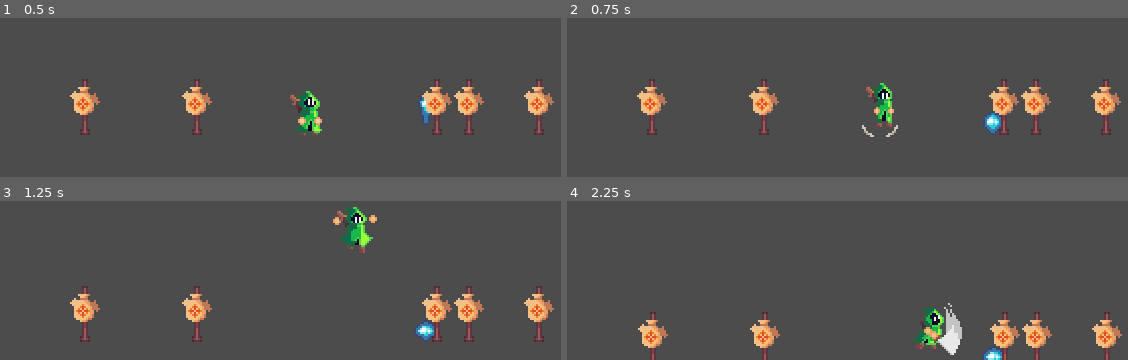
Above: before the commit, frames 1-4 (two rows, left to right).
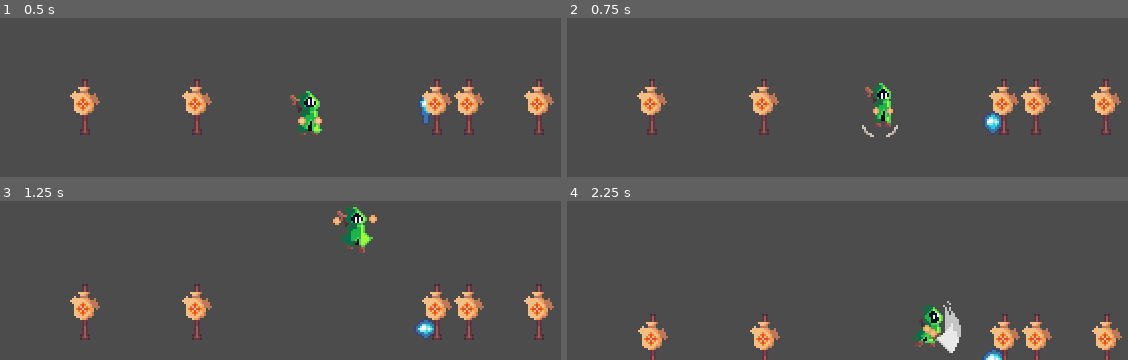
Above: after the commit, the same moments.

Repository: KrzysztofStaron/actionPlatformer
Game: Godot game, scene res://scenes/game.tscn
Two runs of this game, one before a commit and one after it. Both use one fixed random seed, a clock stepped at 60 frames per second and the inputs below.
Inputs (mouse positions are in pixels of both pictures, inside the frame that each line leads up to):
- Up to frame 1 (0.5 s): no input
- Up to frame 2 (0.75 s): move the mouse to (outside the picture) at 0.52 s; hold D (move_right) from 0.53 s (still down); hold Space (jump) from 0.53 s (still down)
- Up to frame 3 (1.25 s): keep holding D (move_right); keep holding Space (jump)
- Up to frame 4 (2.25 s): move the mouse to (outside the picture) at 1.27 s; release D (move_right) at 1.28 s; release Space (jump) at 1.28 s; hold A (move_left) 1.28-2.03 s; click (outside the picture) at 1.35 s; tap Space (jump) at 1.52, 1.55, 1.82 s; move the mouse to (outside the picture) at 2.02 s; hold D (move_right) from 2.03 s (still down); hold Ctrl (walk) from 2.03 s (still down)

Frame 1 is identical in both runs. In frame 2, 0.4% of the frame differs, in the area x 53-59%, y 40-69%; in frame 3, 2.5%; in frame 4, 3.2%, in the area x 12-99%, y 62-100%.

Commit message:
simplification

Diff:
--- a/player/dust/dust.tscn
+++ b/player/dust/dust.tscn
@@ -18,6 +18,18 @@
 "update": 1,
 "values": [ 0, 1, 2, 3 ]
 }
+tracks/1/type = "value"
+tracks/1/path = NodePath("anim:playback_speed")
+tracks/1/interp = 1
+tracks/1/loop_wrap = true
+tracks/1/imported = false
+tracks/1/enabled = true
+tracks/1/keys = {
+"times": PoolRealArray( 0 ),
+"transitions": PoolRealArray( 1 ),
+"update": 1,
+"values": [ 1.0 ]
+}
 
 [node name="dust" type="Sprite"]
 visible = false
@@ -26,6 +38,7 @@
 script = ExtResource( 1 )
 
 [node name="anim" type="AnimationPlayer" parent="."]
+playback_speed = 0.9
 anims/main = SubResource( 2 )
 
 [connection signal="animation_finished" from="anim" to="." method="_on_AnimationPlayer_animation_finished"]
--- a/player/player.gd
+++ b/player/player.gd
@@ -113,8 +113,8 @@
 	emit_signal("atacked")
 	var objects = $atackbox.get_overlapping_bodies()
 	for object in objects:
-		if object is Enemy:
-			object.takeDamage(atackDamage + rand_range(-atackRandomines, atackRandomines))
+		# if object is Enemy:
+		object.takeDamage(atackDamage + rand_range(-atackRandomines, atackRandomines))
 
 func takeDamage(damage : int):
 	health -= damage
@@ -128,9 +128,11 @@
 		animation.play("jump")
 		jumpBlock = true
 
-		$jumpTimer.wait_time = 0.05
-		$jumpTimer.stop()
+		resetTimer()
 
 func _on_jumpTimer_timeout() -> void:
+	resetTimer()
+
+func resetTimer():
 	$jumpTimer.wait_time = 0.05
 	$jumpTimer.stop()
--- a/player/player.tscn
+++ b/player/player.tscn
@@ -205,7 +205,7 @@
 "times": PoolRealArray( 0 ),
 "transitions": PoolRealArray( 1 ),
 "update": 1,
-"values": [ 2.5 ]
+"values": [ 2.4 ]
 }
 tracks/5/type = "value"
 tracks/5/path = NodePath(".:speedMultiplayer")
@@ -570,7 +570,7 @@
 [node name="player" type="KinematicBody2D" groups=["player"]]
 collision_layer = 8
 script = ExtResource( 2 )
-speedMultiplayer = 0.4
+speedMultiplayer = 0.2
 jumpHeight = -150
 dust = ExtResource( 6 )
 summonDust = true
@@ -579,7 +579,6 @@
 texture = ExtResource( 5 )
 hframes = 4
 vframes = 4
-frame = 12
 
 [node name="collision" type="CollisionShape2D" parent="."]
 shape = SubResource( 24 )
@@ -603,7 +602,7 @@
 
 [node name="playerAnimations" type="AnimationPlayer" parent="."]
 autoplay = "idle"
-playback_speed = 1.6
+playback_speed = 3.0
 anims/falling = SubResource( 23 )
 anims/idle = SubResource( 14 )
 anims/jump = SubResource( 21 )
